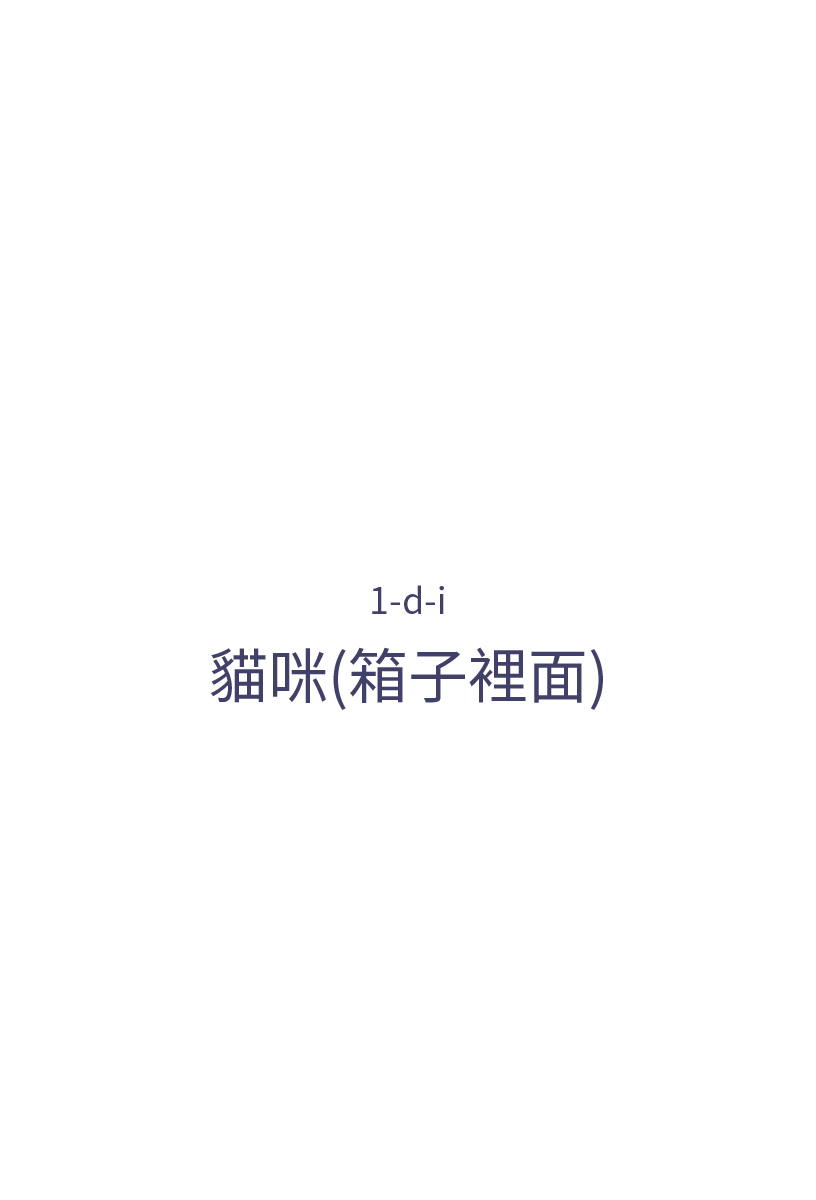
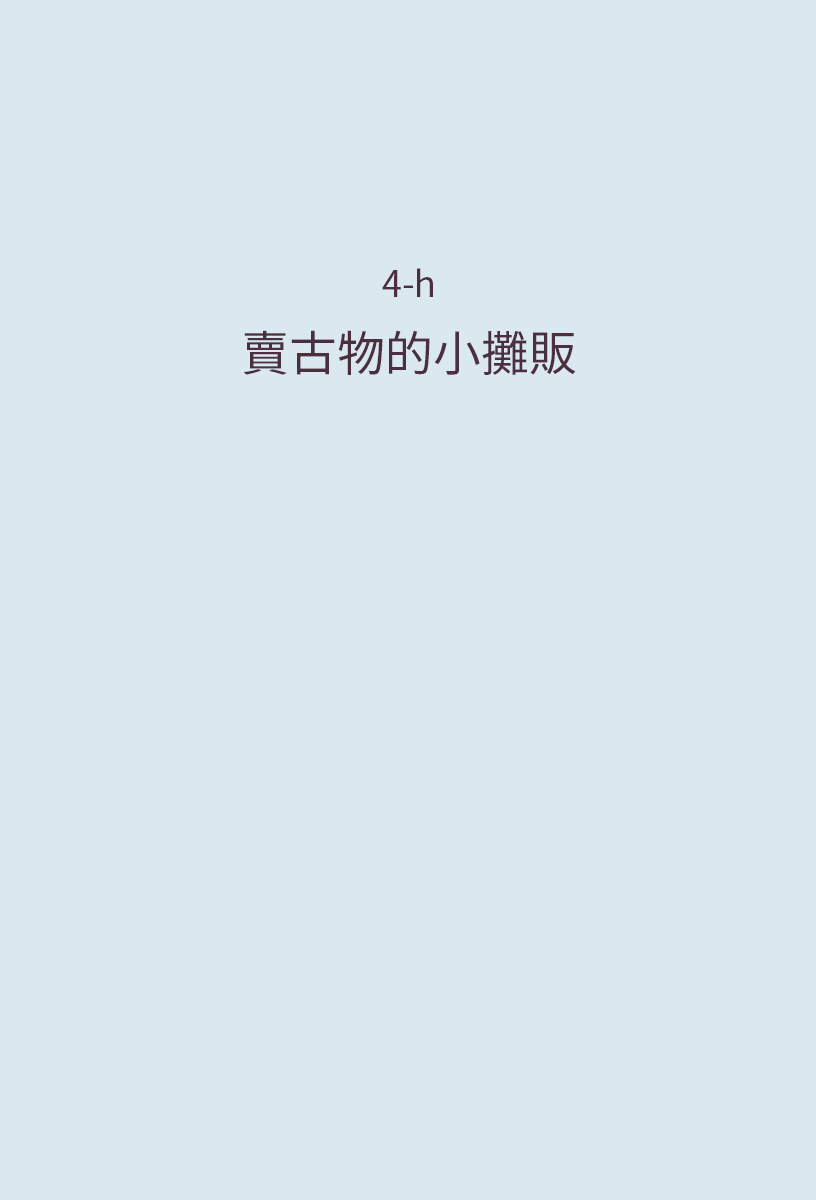
Layer changes from the first 816×1200 image to the second:
renamed "1-d-i 貓咪(箱子裡面)" to "4-g 棺木印章盒發光版", hid it, painted on it over [170, 585, 646, 710]
added layer "4-h 賣古物的小攤販" above "矩形 1" over [243, 268, 576, 375]
added layer "矩形 1" above "圖層 0" over [0, 0, 816, 1200]
